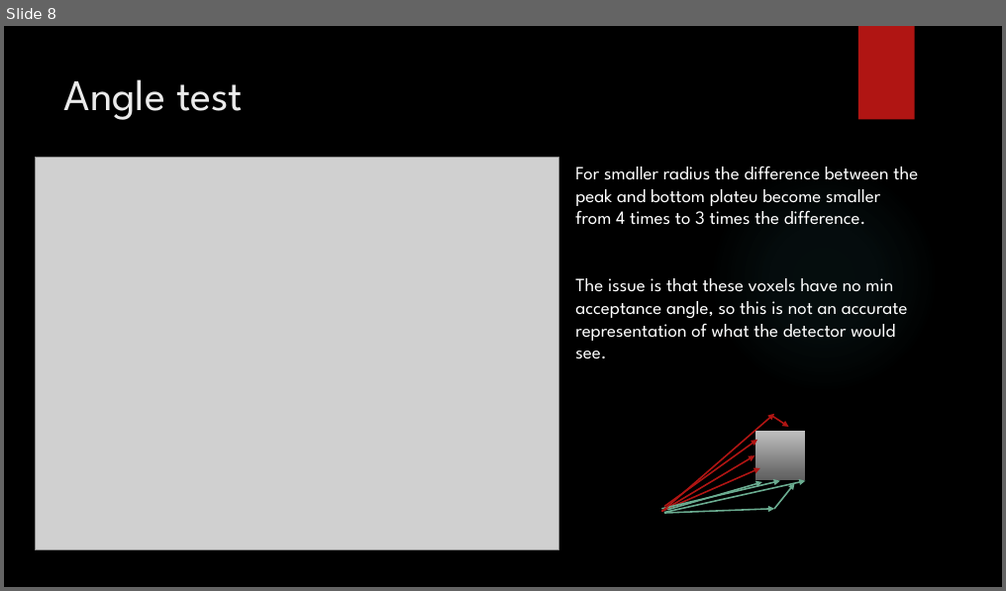
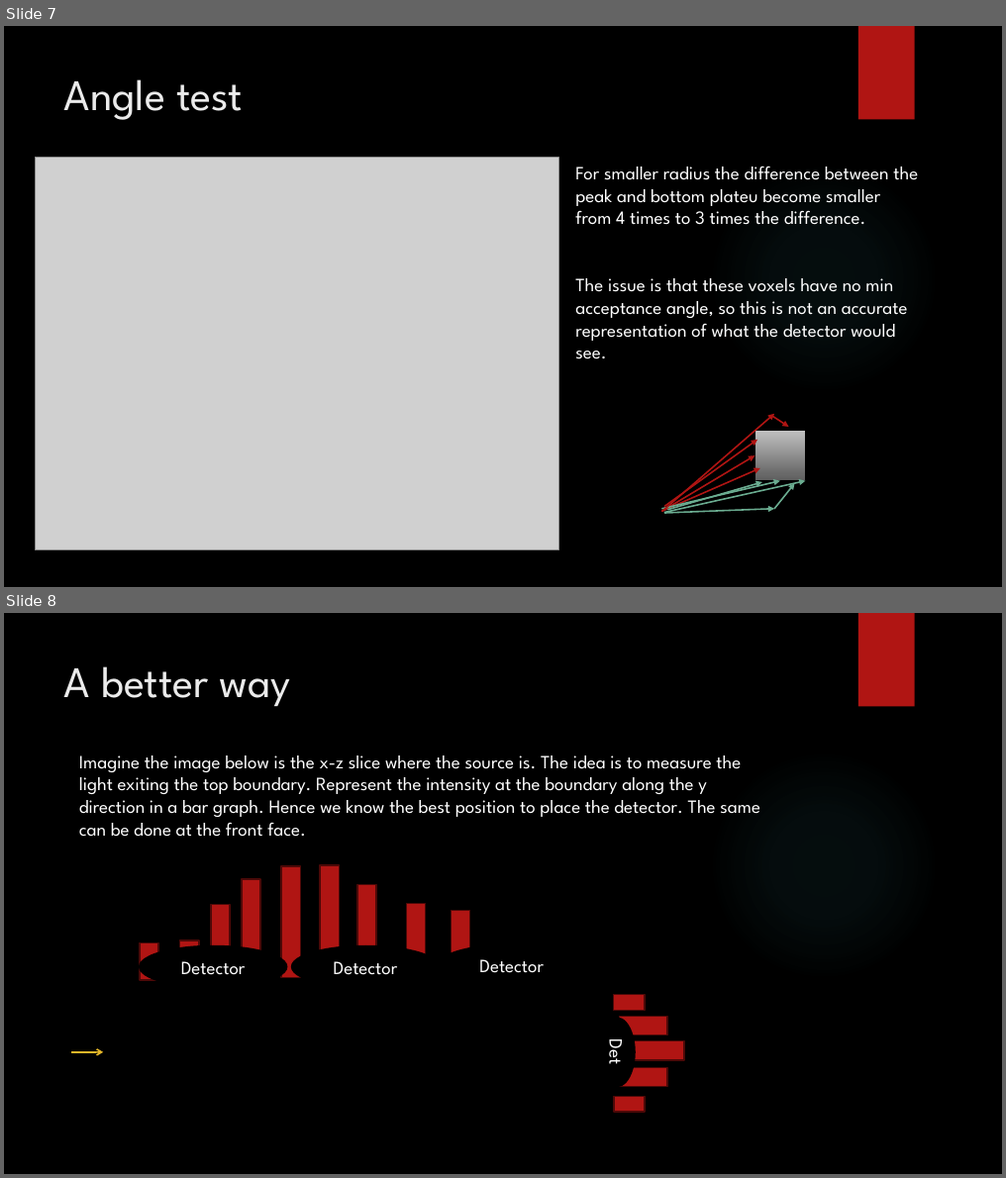
Before and after one commit to KAANVOLKAN05/GPGPU_Research, a slide deck: MonteCarlo/MonteCarloProj/Presentation for West River.pptx. Shown one above the other, each under a label of ours: slide 8 before the commit, slides 7 and 8 after it. The pictures are 1006x591 and 1006x1178 pixels, drawn with LibreOffice and Linux fonts; fonts in the diff are those of the drawing; grey boxes stand for pictures; background and template pictures are left out. Boxes give left, top, right and bottom in pixels: in the first picture for what was removed or moved away, otherwise in the second. Text is boxed around its words. In the diff, an @@ line names an element or a change of style, - is before the commit and + after.

```diff
--- a/MonteCarlo/MonteCarloProj/Presentation for West River.pptx
+++ b/MonteCarlo/MonteCarloProj/Presentation for West River.pptx
@@ slide 8 added at bbox=[4, 613, 1002, 1174], background picture (left out); not listed: 2 template elements that a slide beside it also shows @@
@@ title added at bbox=[64, 666, 291, 706], 42 pt, text #EBEBEB @@
+A better way
@@ text added at bbox=[79, 756, 760, 837], 18 pt, text #FFFFFF @@
+Imagine the image below is the x-z slice where the source is. The idea is to measure the light exiting the top boundary. Represent the intensity at the boundary along the y direction in a bar graph. Hence we know the best position to place the detector. The same can be done at the front face.
@@ rectangle added at bbox=[242, 879, 260, 977], fill #B01513, outline #4D0908 1.5 pt @@
@@ rectangle added at bbox=[282, 866, 300, 978], fill #B01513, outline #4D0908 1.5 pt @@
@@ rectangle added at bbox=[320, 865, 339, 977], fill #B01513, outline #4D0908 1.5 pt @@
@@ rectangle added at bbox=[211, 905, 230, 978], fill #B01513, outline #4D0908 1.5 pt @@
@@ rectangle added at bbox=[357, 884, 376, 977], fill #B01513, outline #4D0908 1.5 pt @@
@@ rectangle added at bbox=[406, 903, 425, 977], fill #B01513, outline #4D0908 1.5 pt @@
@@ rectangle added at bbox=[450, 911, 469, 977], fill #B01513, outline #4D0908 1.5 pt @@
@@ rectangle added at bbox=[140, 943, 158, 980], fill #B01513, outline #4D0908 1.5 pt @@
@@ ellipse added at bbox=[140, 947, 287, 988], fill #000000, outline #000000 1.5 pt, 18 pt, text #FFFFFF @@
+Detector
@@ rectangle added at bbox=[180, 941, 199, 978], fill #B01513, outline #4D0908 1.5 pt @@
@@ ellipse added at bbox=[291, 947, 439, 988], fill #000000, outline #000000 1.5 pt, 18 pt, text #FFFFFF @@
+Detector
@@ ellipse added at bbox=[439, 945, 586, 986], fill #000000, outline #000000 1.5 pt, 18 pt, text #FFFFFF @@
+Detector
@@ rectangle added at bbox=[71, 978, 614, 1128], outline #000000 1.5 pt @@
@@ rectangle added at bbox=[614, 995, 645, 1011], fill #B01513, outline #4D0908 1.5 pt @@
@@ ellipse added at bbox=[600, 1018, 635, 1087], fill #000000, outline #000000 1.5 pt, 18 pt, text #FFFFFF @@
+Det
@@ rectangle added at bbox=[619, 1017, 667, 1035], fill #B01513, outline #4D0908 1.5 pt @@
@@ arrow added from (71, 1053) to (104, 1053), #E6B729 1.5 pt @@
@@ rectangle added at bbox=[617, 1042, 684, 1059], fill #B01513, outline #4D0908 1.5 pt @@
@@ rectangle added at bbox=[619, 1068, 667, 1087], fill #B01513, outline #4D0908 1.5 pt @@
@@ rectangle added at bbox=[614, 1096, 645, 1112], fill #B01513, outline #4D0908 1.5 pt @@
@@ what was slide 8 is now slide 7 @@
```
Also in this commit, not shown: 3 other slides added, 1 other file.
